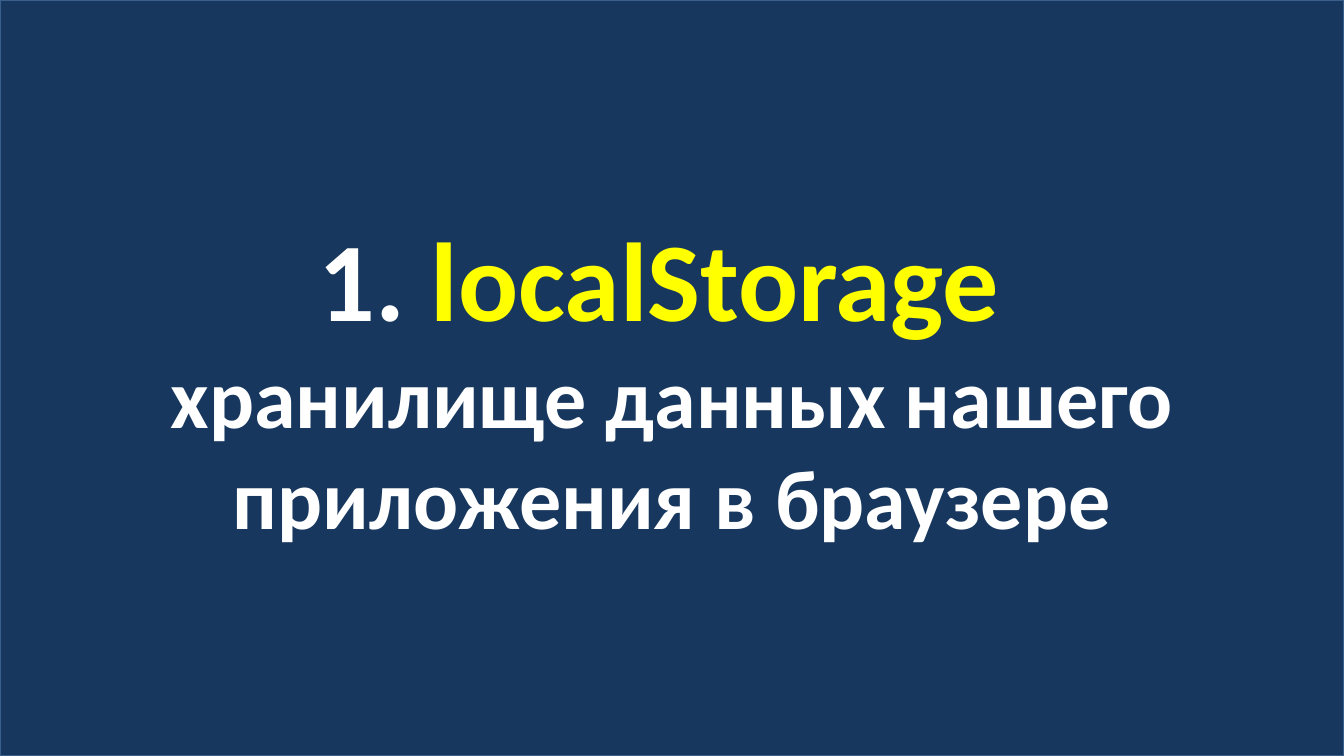
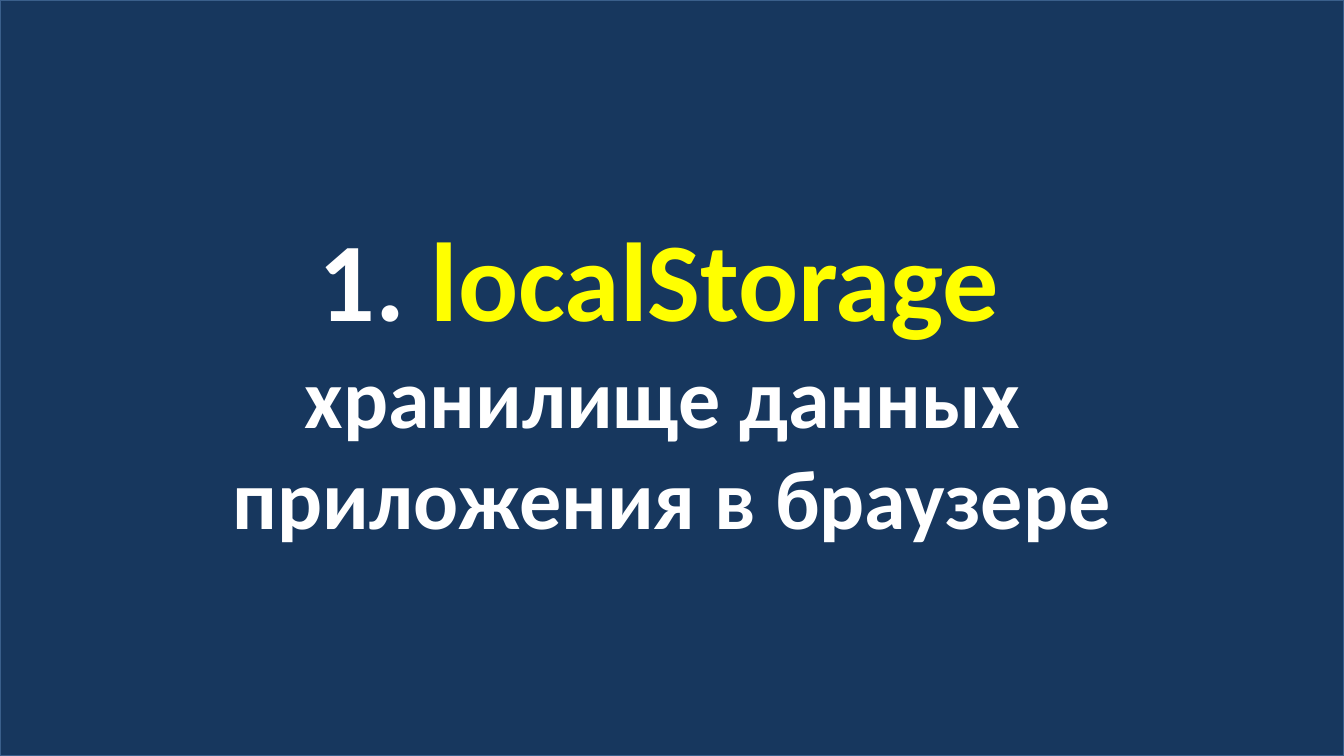
Before and after one commit to js-13-ort-dnipro/lesson07, a slide deck: slide 2 of lesson07.pptx. Drawn at 1344x756 pixels with LibreOffice and Linux fonts; fonts in the diff are those of the drawing. Boxes give left, top, right and bottom in pixels: in the first picture for what was removed or moved away, otherwise in the second. Text is boxed around its words. In the diff, an @@ line names an element or a change of style, - is before the commit and + after.

```diff
--- a/lesson07.pptx
+++ b/lesson07.pptx
@@ text in rectangle at box(233, 386, 1110, 543): text changed @@
-хранилище данных нашего приложения в браузере
+хранилище данных
+приложения в браузере
```
Also in this commit, not shown: 1 other slide changed, 1 other file.
